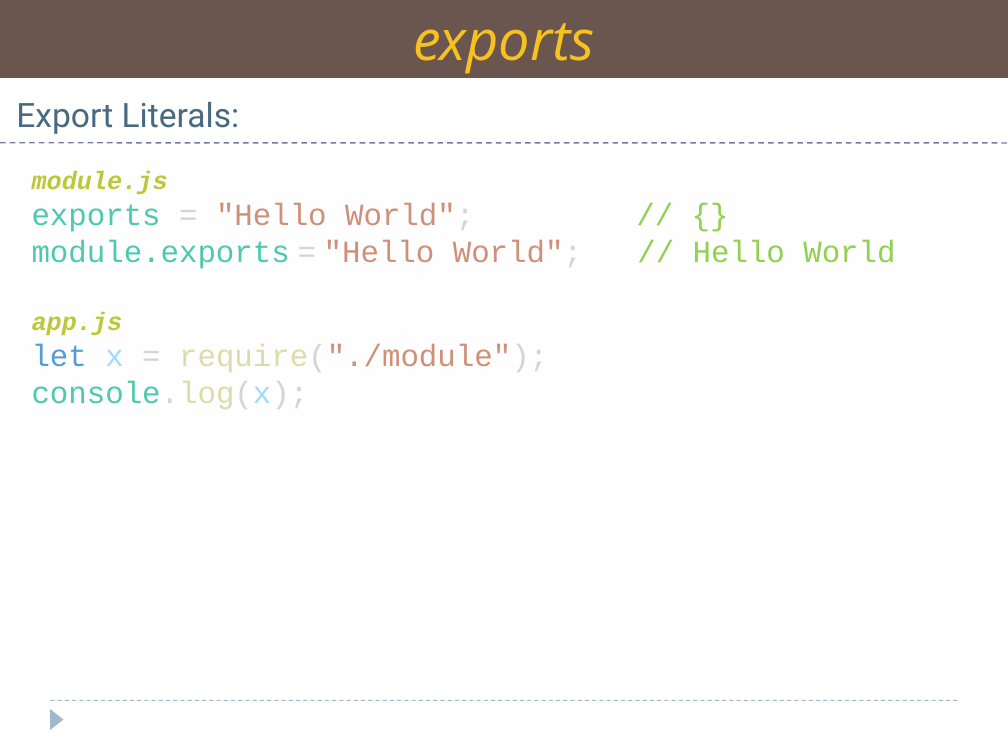
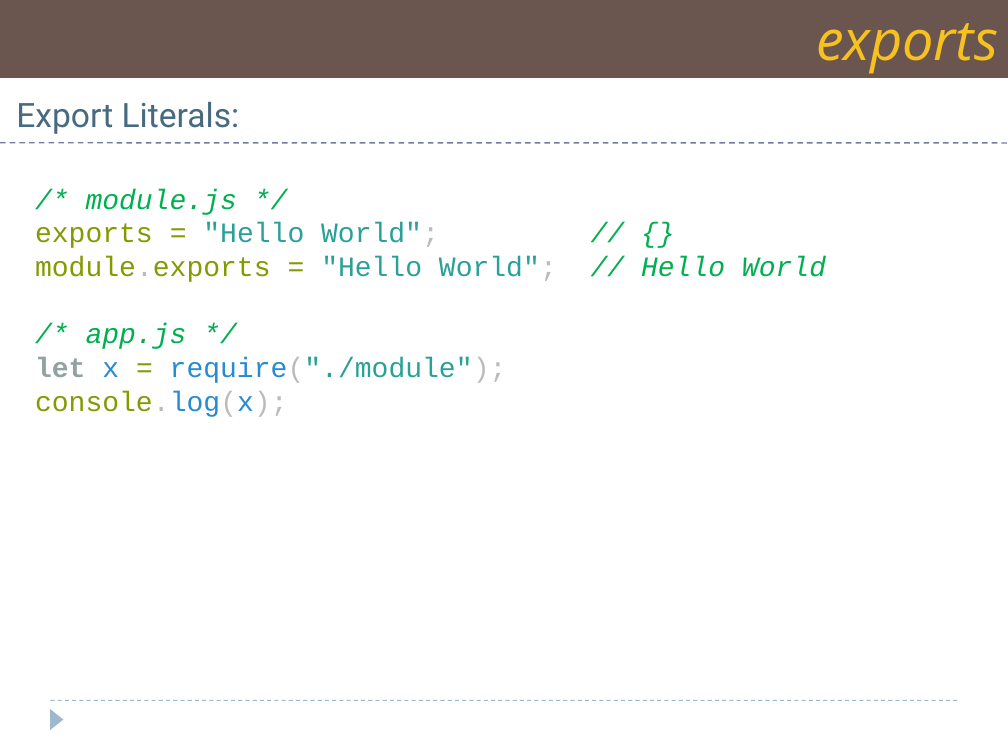
Before and after one commit to Saleel-Bagde/PPT-s, a slide deck: slide 9 of AWP PPT - NodeJS.pptx. Drawn at 1008x756 pixels with LibreOffice and Linux fonts; fonts in the diff are those of the drawing. Boxes give left, top, right and bottom in pixels: in the first picture for what was removed or moved away, otherwise in the second. Text is boxed around its words. In the diff, an @@ line names an element or a change of style, - is before the commit and + after.

```diff
--- a/AWP PPT - NodeJS.pptx
+++ b/AWP PPT - NodeJS.pptx
@@ rectangle "exports" at (0,0,1008,78): alignment centre to right @@
@@ text "/* module.js */": place and size @@
-text "/* module.js */" at (32,171,582,409)
+text "/* module.js */" at (35,189,557,417)
@@ text at (86,189,237,215): text changed; size 18 to 20 pt; text colour #BCC838 to #00B050; bold off @@
-module.js
+/* module.js */
@@ text at (35,223,557,417): size 22 to 20 pt in "exports = "Hello World"; // {}", "module.exports = "Hello World"; // Hello World", "let x = require("./module");", "console.log(x);"; text colour #4EC9B0 to #859900 in "exports", "module.exports", "console.log(x);"; text colour #D4D4D4 to #859900 in "=", "=", "="; text colour #CE9178 to #2AA198 in ""Hello World";", ""Hello World";", "require("./module");"; text colour #D4D4D4 to #BBBBBB in "World";", "World";", "require("./module");", "console.log(x);"; text colour #92D050 to #00B050, italic on in "// {}", "// Hello World"; text colour #4EC9B0 to #BBBBBB in "module.exports"; text colour #569CD6 to #93A1A1, bold on in "let"; text colour #9CDCFE to #268BD2 in "x", "console.log(x);"; text colour #DCDCAA to #268BD2 in "require("./module");", "console.log(x);" @@
@@ text at (86,324,187,349): text changed; size 18 to 20 pt; text colour #BCC838 to #00B050; bold off @@
-app.js
+/* app.js */
```
Also in this commit, not shown: 27 other slides changed, 2 slides added, 1 slide removed, 2 other files.
